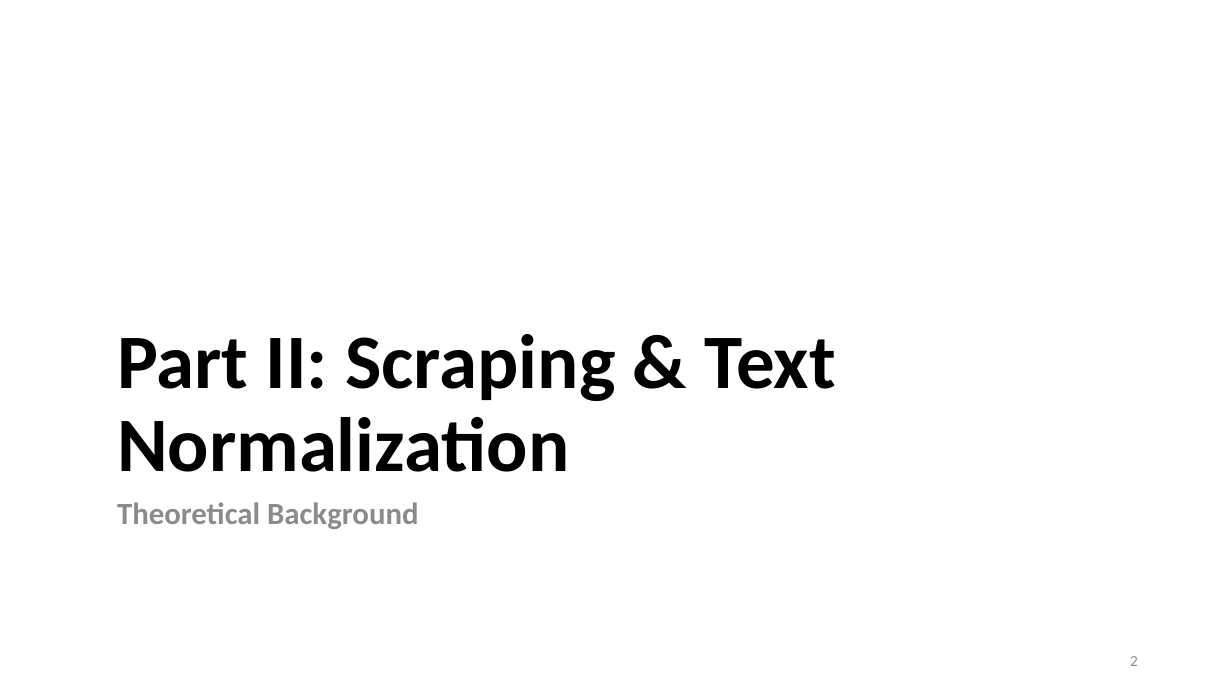
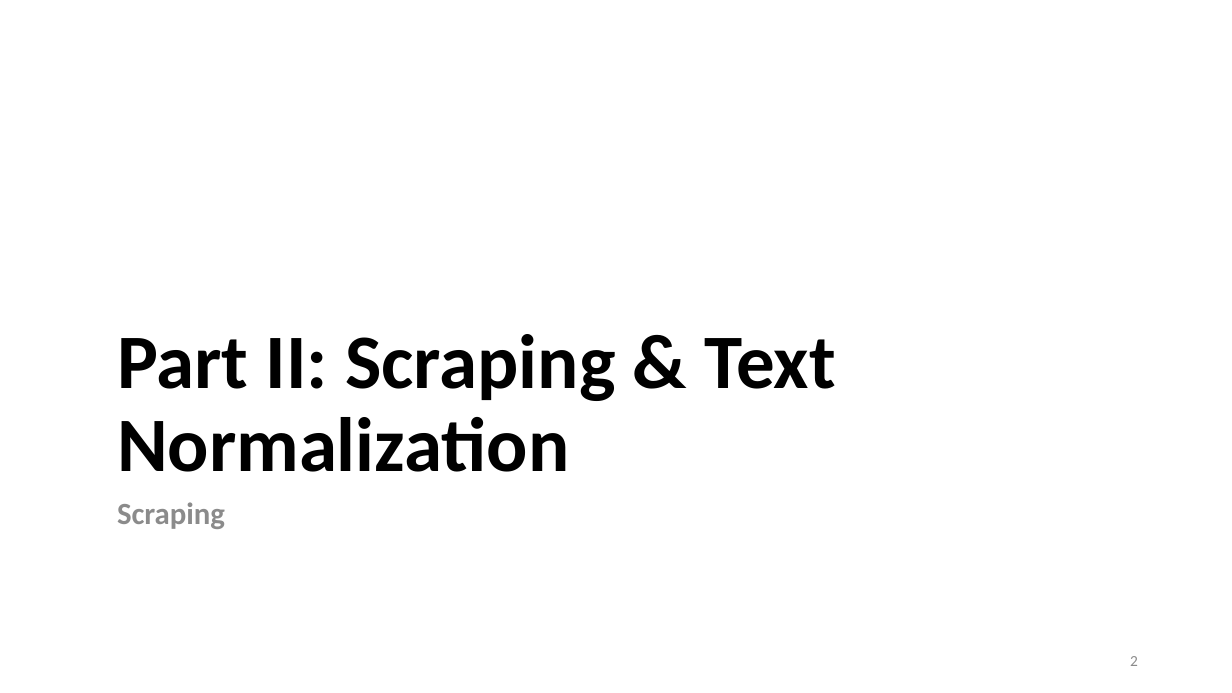
Before and after one commit to lisa-wm/consulting, a slide deck: slide 2 of 5_seminar/Contents_Part_02/Präsentation_Teil2_Lisa.pptx. Drawn at 1232x693 pixels with LibreOffice and Linux fonts; fonts in the diff are those of the drawing. Boxes give left, top, right and bottom in pixels: in the first picture for what was removed or moved away, otherwise in the second. Text is boxed around its words. In the diff, an @@ line names an element or a change of style, - is before the commit and + after.

Commit message:
revised twitter demo and part of ppt two

```diff
--- a/5_seminar/Contents_Part_02/Präsentation_Teil2_Lisa.pptx
+++ b/5_seminar/Contents_Part_02/Präsentation_Teil2_Lisa.pptx
@@ text at <box>117,502,225,529</box>: text changed @@
-Theoretical Background
+Scraping
```
Also in this commit, not shown: 5 other slides changed, 4 slides added, 1 slide removed, 5 other files.
